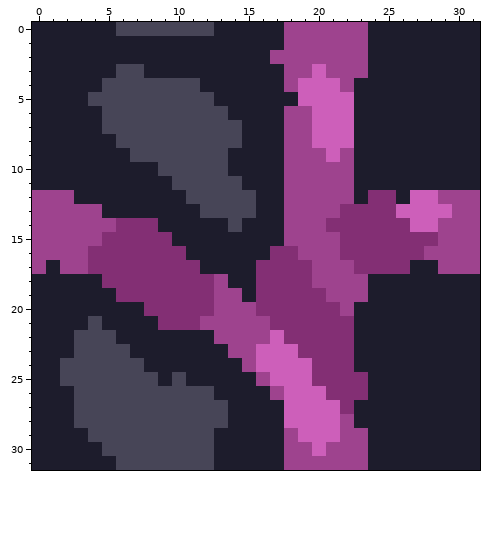
File history of a pixel-art sprite, assets/sprites/blocks/environment/Kallistea/eadstal-biome/fenspor-strands-floor2.png. The first picture shows the starting point.
The file is 32x32 pixels.
After:
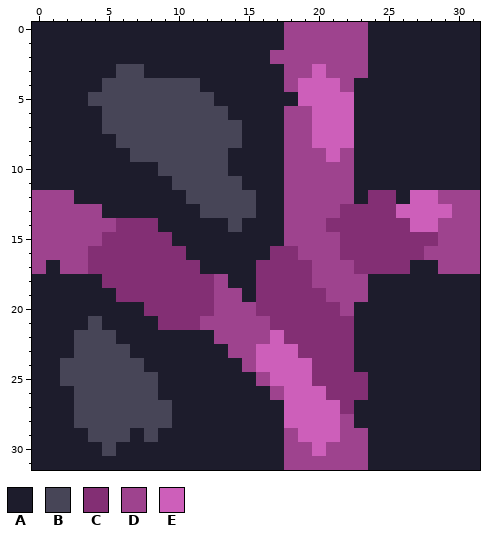
Palette (. is transparent): A #1d1c2c  B #474557  C #832f74  D #9e438e  E #cd5fba
Message: Maybe it;s gonna be fixed now? Fenspor-strands-floor
Edits made:
y 0: x 6..12 BBBBBBB -> AAAAAAA
y 25: x 10 B -> A
y 26: x 9..12 BBBB -> AAAA
y 27..28: x 10..13 BBBB -> AAAA
y 29: x 7 B -> A; x 9..12 BBBB -> AAAA
y 30..31: x 6..12 BBBBBBB -> AAAAAAA
